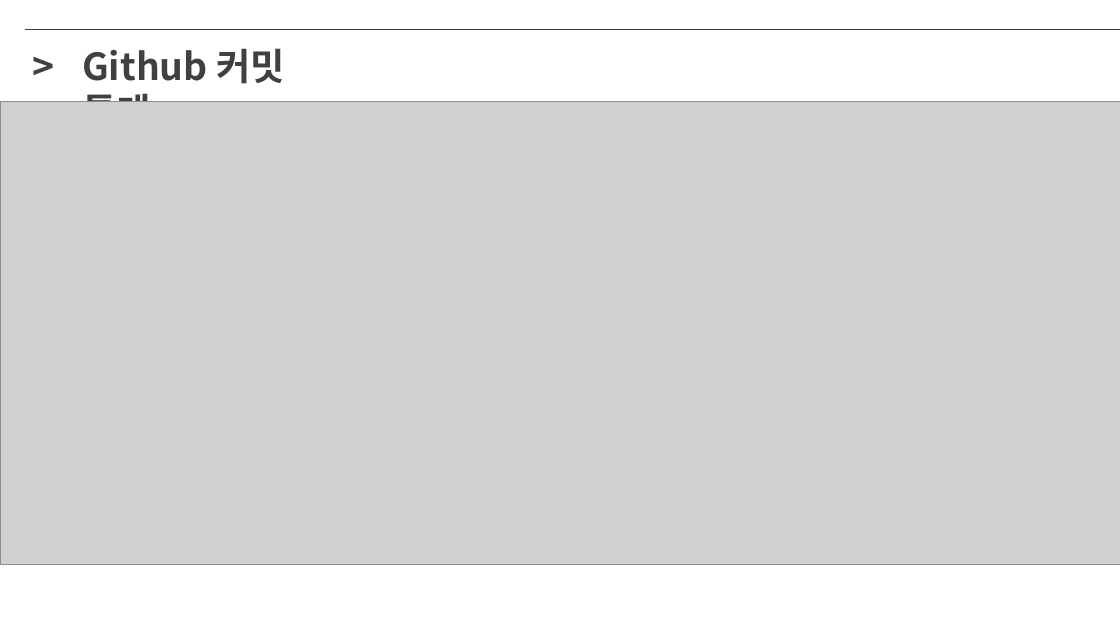
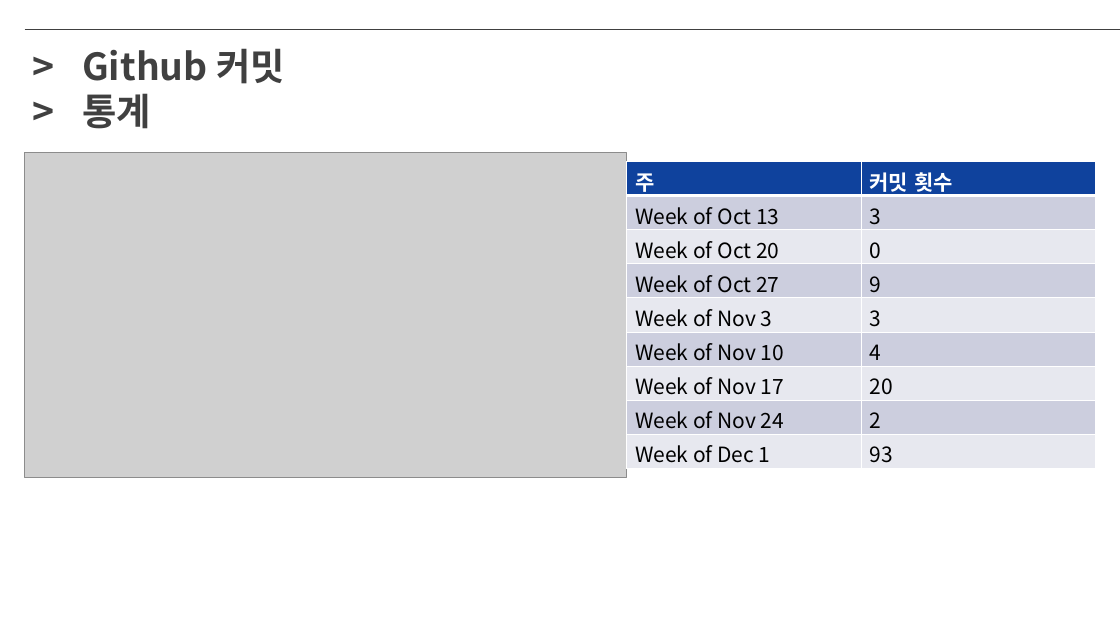
Before and after one commit to jimw0201/2DGP_Project_Sonic, a slide deck: slide 3 of presentation/2DGP_3차_프로젝트_발표_202118405_지민우.pptx. Drawn at 1120x630 pixels with LibreOffice and Linux fonts; fonts in the diff are those of the drawing; grey boxes stand for pictures. Boxes give left, top, right and bottom in pixels: in the first picture for what was removed or moved away, otherwise in the second. Text is boxed around its words. In the diff, an @@ line names an element or a change of style, - is before the commit and + after.

```diff
--- a/presentation/2DGP_3차_프로젝트_발표_202118405_지민우.pptx
+++ b/presentation/2DGP_3차_프로젝트_발표_202118405_지민우.pptx
@@ picture removed at [0,102,1120,564] @@
@@ picture added at [24,153,627,478] @@
@@ table added at [627,162,1096,469], 9 rows, 2 columns @@
+주 | 커밋 횟수
+Week of Oct 13 | 3
+Week of Oct 20 | 0
+Week of Oct 27 | 9
+Week of Nov 3 | 3
+Week of Nov 10 | 4
+Week of Nov 17 | 20
+Week of Nov 24 | 2
+Week of Dec 1 | 93
```
Also in this commit, not shown: 1 other slide changed, 1 other file.
